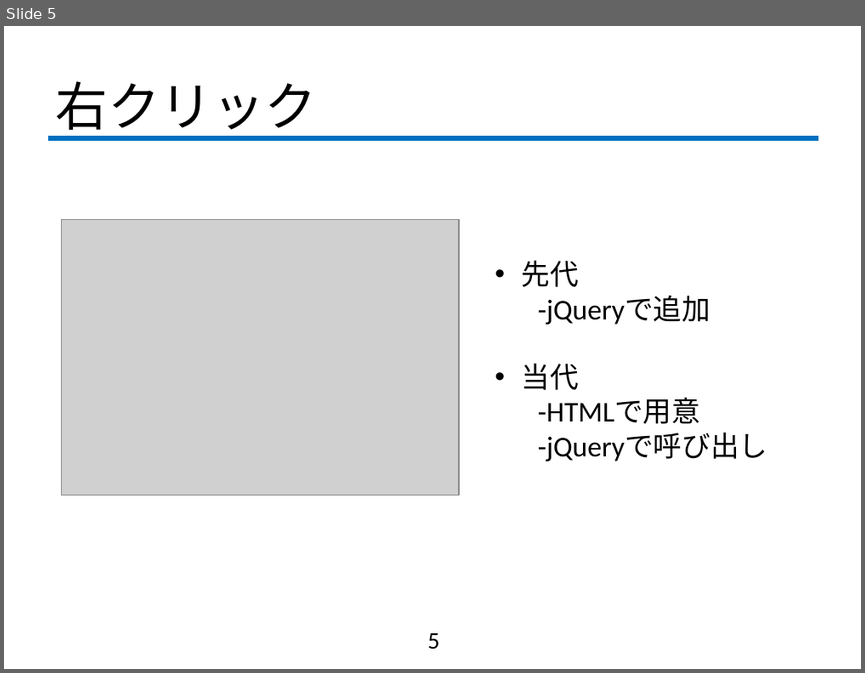
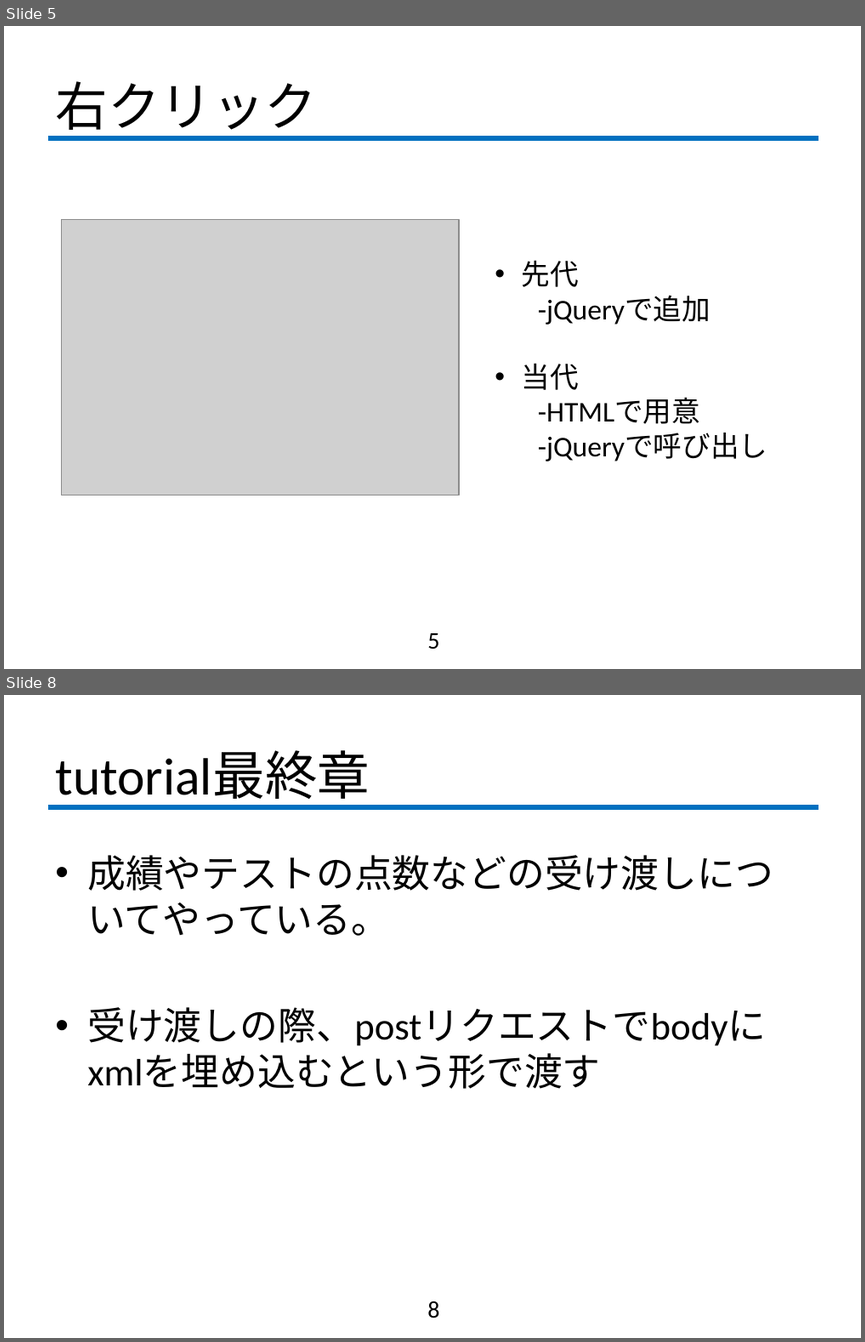
Before and after one commit to fujiLabo/fuji_simu, a slide deck: 1112進捗.pptx. Shown one above the other, each under a label of ours: slide 5 before the commit, slides 5 and 8 after it; the slides between them are not shown. The pictures are 865x673 and 865x1342 pixels, drawn with LibreOffice and Linux fonts; fonts in the diff are those of the drawing; grey boxes stand for pictures; background and template pictures are left out. Boxes give left, top, right and bottom in pixels: in the first picture for what was removed or moved away, otherwise in the second. Text is boxed around its words. In the diff, an @@ line names an element or a change of style, - is before the commit and + after.

```diff
--- a/1112進捗.pptx
+++ b/1112進捗.pptx
@@ slide 8 added at <box>4,695,861,1338</box>, background #FFFFFF; not listed: 1 template element that a slide beside it also shows @@
@@ title added at <box>55,751,370,807</box>, 44 pt, text #000000 @@
+tutorial最終章
@@ text added at <box>87,855,773,1046</box>, 32 pt, text #000000 @@
+• 成績やテストの点数などの受け渡しについてやっている。
+• 受け渡しの際、postリクエストでbodyにxmlを埋め込むという形で渡す
@@ page number added at <box>427,1301,439,1318</box>, 20 pt, text #000000 @@
+8
```
Also in this commit, not shown: 1 slide changed, 2 other slides added, 3 other files.
